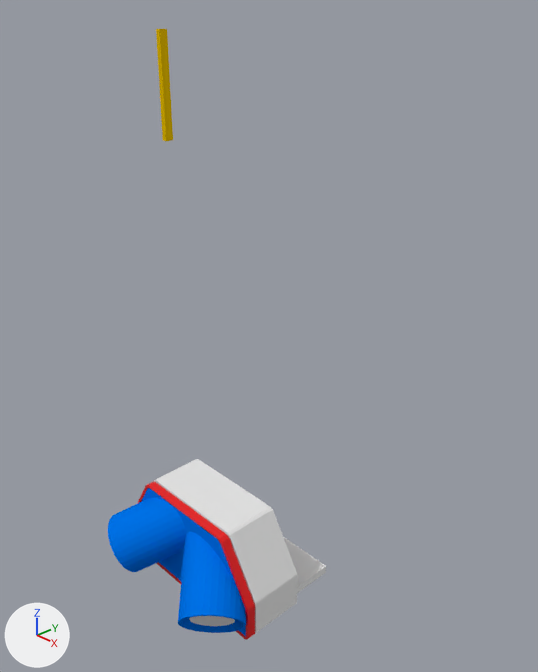
The Blender file mev/dcam4.blend, before and after one commit.
Rendered twice from a camera (50 mm lens) standing at (0.434, -0.317, 0.492) and looking at (0.008, 0.088, 0.218). Lighting does not change. The marker at lower left points along +X, +Y and +Z.
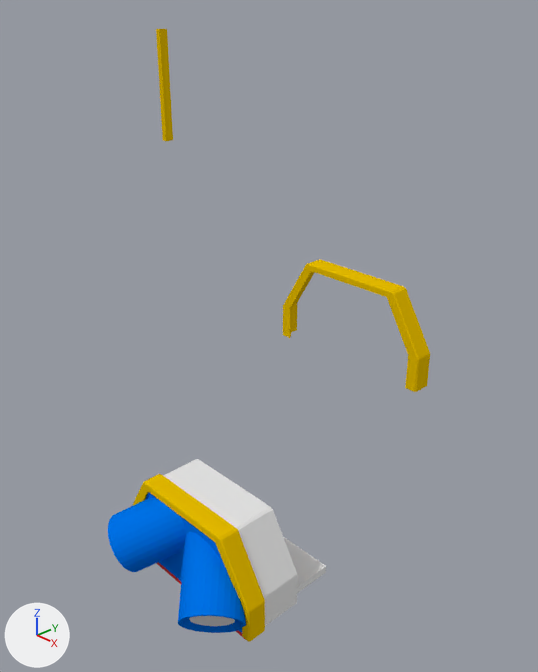
Where the change shows, as pixel boxes [x1, y1, x2, y2] in the pictures (538 x 672 px):
'Plane.003', added (yellow): after [132, 474, 265, 642]
'Plane.004', added (yellow): after [283, 259, 430, 392]
'Plane.001', unchanged, covered by the edit: before [137, 482, 255, 638]

The edits, one by one:
Mesh me_plane_006 is new.
It has 140 vertices, 107 faces, 2 loose edges and spans x -0.088..0.088, y -0.01..0.01, z -0.088..0.001.
It uses material mat_material_005 (yellow #e7bd00).
Mesh me_plane_005 is new.
It has 80 vertices, 80 faces and spans x -0.088..0.088, y -0.011..0.011, z -0.089..0.001.
It uses material mat_material_005 (yellow #e7bd00).
Object 'Plane.003' (ob_plane_003) is new; it shows me_plane_006.
Its location is (0.0, -0.001, 0.08).
Object 'Plane.004' (ob_plane_004) is new; it shows me_plane_005.
Its location is (0.0, 0.21, 0.24).
Its scale is (1.0, 0.936, 1.0).
